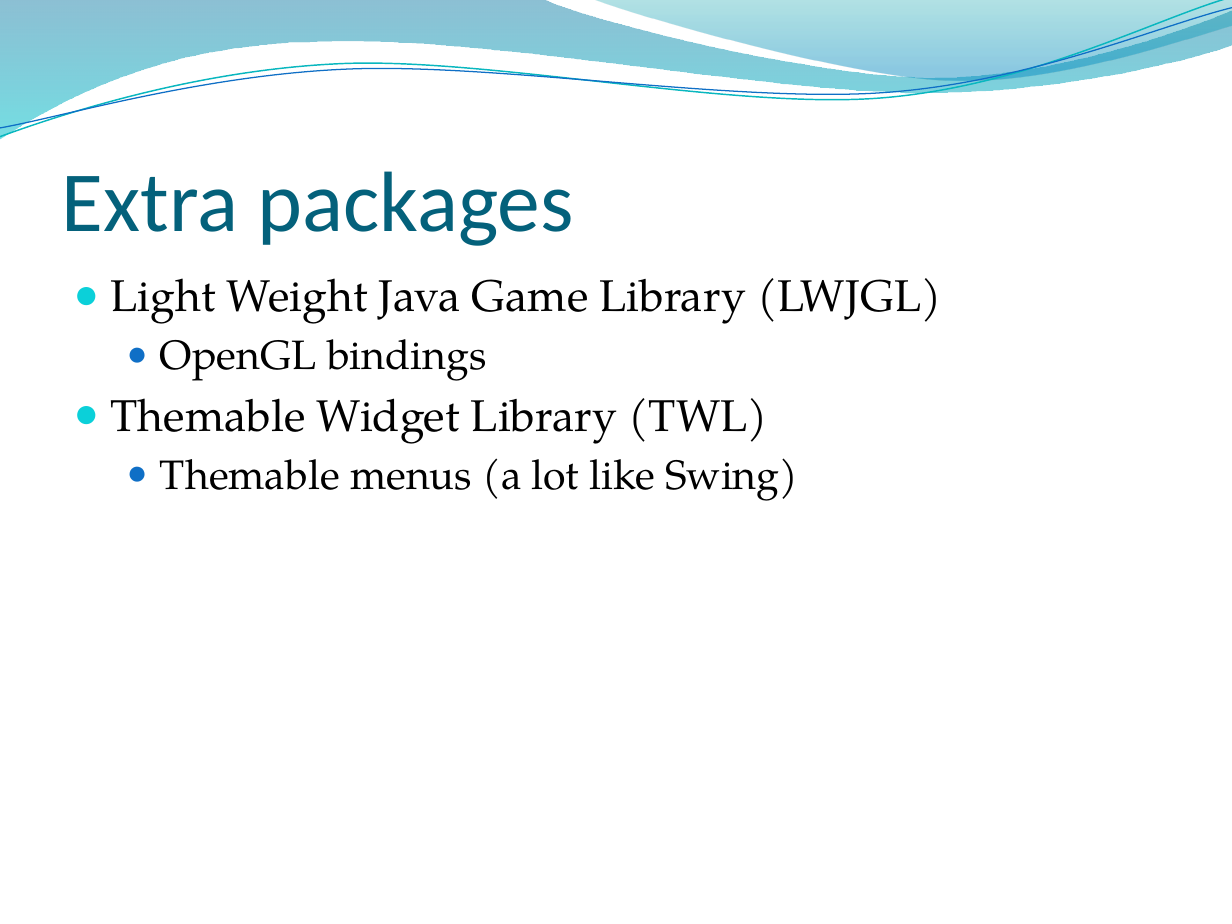
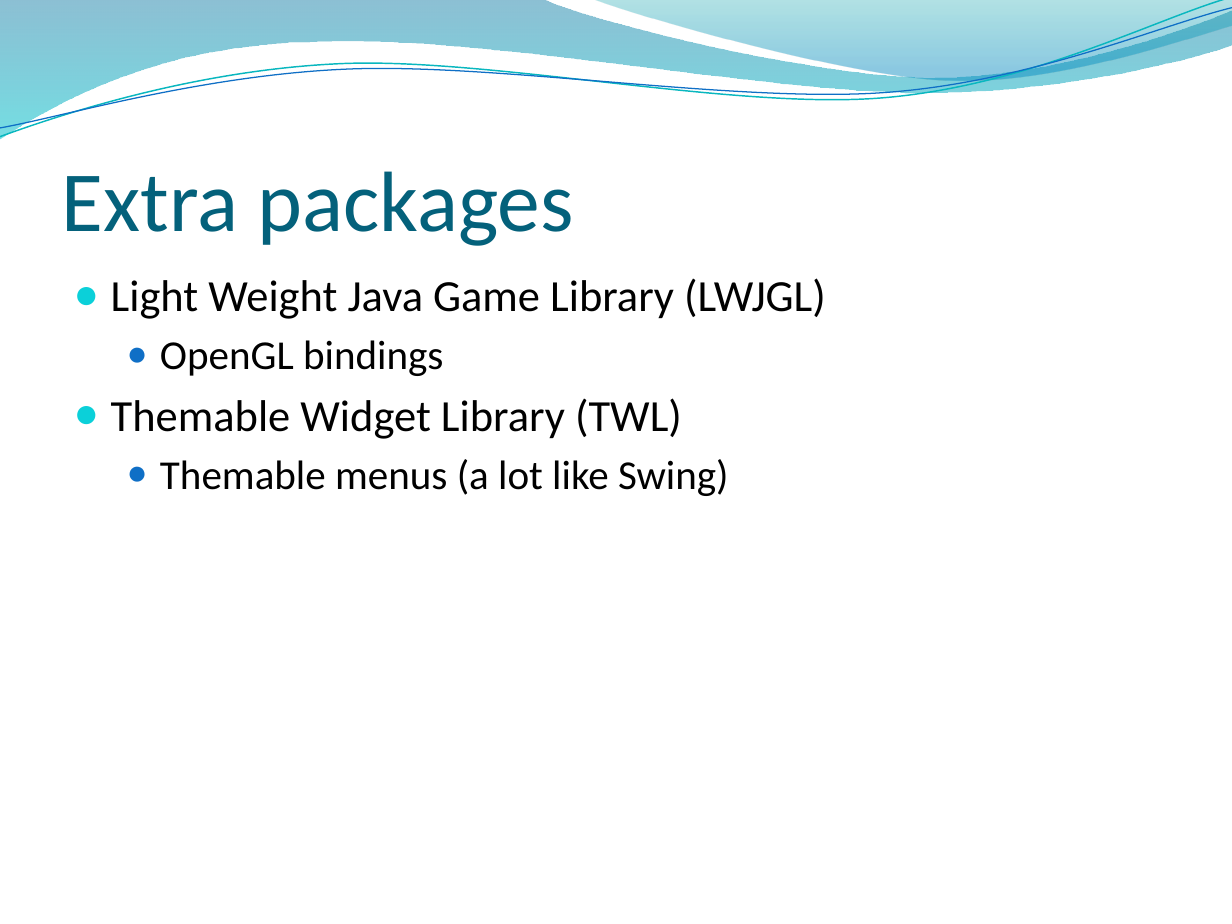
Before and after one commit to HeavenlyAwe/tiralabra, a slide deck: slide 2 of documents/presentation.pptx. Drawn at 1232x924 pixels with LibreOffice and Linux fonts; fonts in the diff are those of the drawing; background and template pictures are left out. Boxes give left, top, right and bottom in pixels: in the first picture for what was removed or moved away, otherwise in the second. Text is boxed around its words. In the diff, an @@ line names an element or a change of style, - is before the commit and + after.

Commit message:
Updated the presentation

```diff
--- a/documents/presentation.pptx
+++ b/documents/presentation.pptx
@@ text "Light Weight Java Game Library ..." at (111, 278, 826, 496): font TeX Gyre Pagella to Calibri @@
```
Also in this commit, not shown: 2 other slides changed, 1 slide added.
